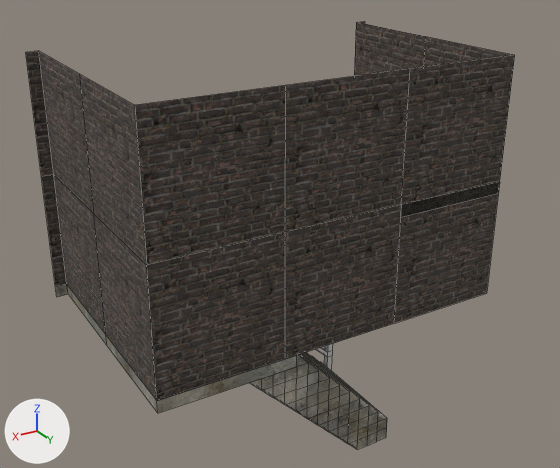
What one commit did to the FBX model Assets/3D/Stairs_full_noDoor/Stairs_full_noDoor.fbx.
Both versions are drawn from a 50 mm lens placed at (3.02, 5.63, 3.16), pointed at (-0.03, 0.54, 0.62). The axes (+X, +Y, +Z) are drawn at lower left. The lights are the same throughout. Mesh edges are drawn as thin lines. Where no turn or scale is listed for an object, it has been applied to the vertices. Vertices at the same position are counted once.

Objects in the first picture: 'Ramp'.
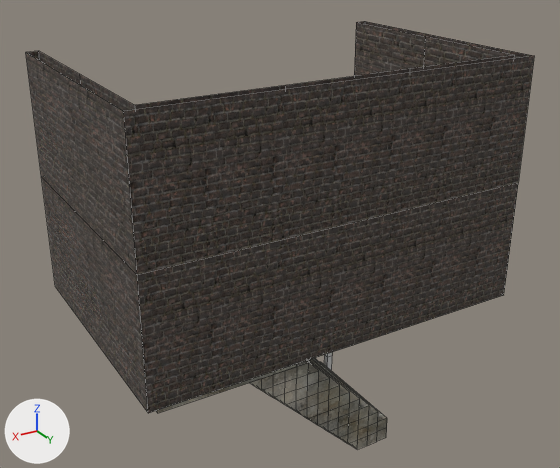
Commit message: Reworked models for stairs

Where the newer file only moved an object's origin or applied its transform, the numbers keep the older frame.

The edits, one by one:
me_cube_006 is used by ob_ramp; location (0.0, 0.0, 0.0).
Verts and faces of me_cube_006; kept vertices keep their numbers, new ones are numbered from 455.
Before the commit, vertices of me_cube_006: 270 (1.5, -0.5, 0.0) at pixel (68, 294), 271 (1.5, -0.5, 0.1) at pixel (66, 284), 425 (1.6, -0.5, 0.0) at pixel (56, 297), 426 (1.6, -0.5, 0.1) at pixel (55, 286), 445 (1.5, -0.5, 0.1) at pixel (66, 284).
Before the commit, vertices of me_cube_006: 447 (1.5, -0.5, 1.1) at pixel (53, 174), 449 (1.6, -0.5, 0.1) at pixel (55, 286), 450 (1.6, -0.5, 1.1) at pixel (41, 176), 451 (1.6, -0.5, 2.1) at pixel (25, 52), 452 (-1.6, -0.5, 2.1) at pixel (364, 21).
Before the commit, vertices of me_cube_006: 453 (-1.6, -0.5, 0.1), 454 (-1.6, -0.5, 1.1).
me_cube_006 had 455 vertices, 442 faces and spanned x -1.6..1.6, y -0.5..1.5, z -1.0..2.1.
me_cube_006 now has 459 vertices, 447 faces and spans x -1.6..1.6, y -0.5..1.6, z -1.0..2.1.
Part 1, on me_cube_006:
Vertices deleted: 425, 449 (with the faces that use them).
New vertices 455 to 460 stand at vertices 426, 450 to 454, in that order, plus (0.0, 2.1, 0.0).
New faces: (426, 450, 447, 445), (452, 458, 460, 454), (453, 454, 460, 459), (426, 455, 456, 450), (450, 456, 457, 451), (456, 460, 458, 457) (mat_material_001 (picture img_bricks073c_1k_color_jpg)).
New faces: (455, 459, 460, 456) (mat_material_001 (picture img_bricks073c_1k_color_jpg)).

Where the change shows, as pixel boxes [x1, y1, x2, y2] in the pictures (560 x 468 px):
'Ramp', reshaped: before [26, 21, 515, 449]; after [26, 21, 534, 449]
part 1 of me_cube_006, built on: before [42, 175, 68, 297]; after [26, 21, 534, 413]
